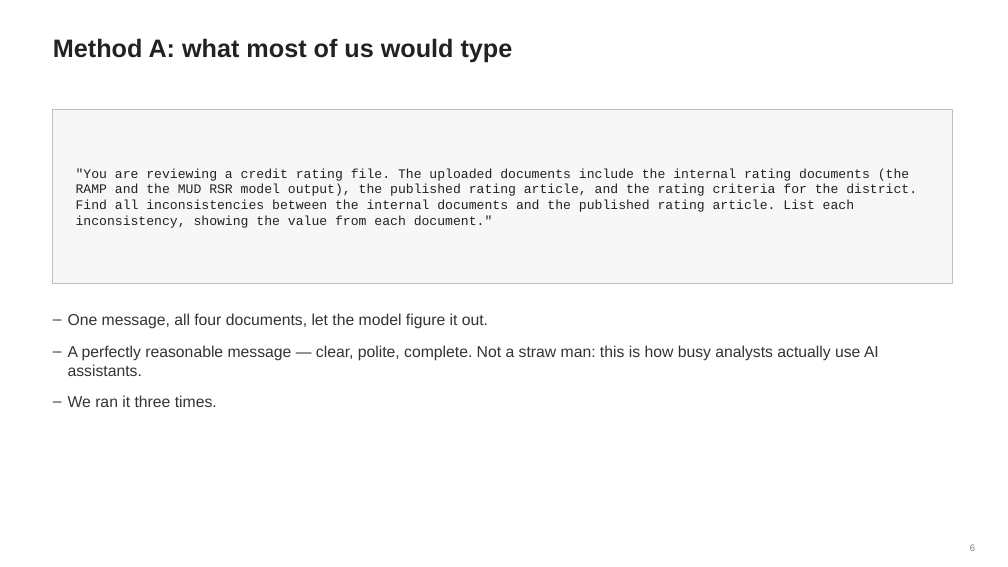
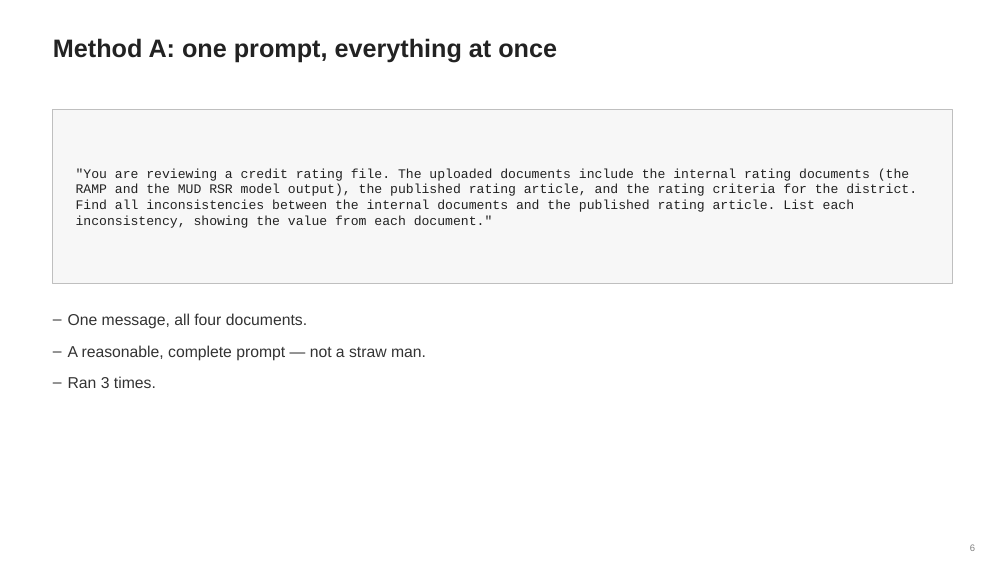
Before and after one commit to ld2955/SelfProject, a slide deck: slide 6 of AI_Summer_League_Demo_plain.pptx. Drawn at 1008x567 pixels with LibreOffice and Linux fonts; fonts in the diff are those of the drawing. Boxes give left, top, right and bottom in pixels: in the first picture for what was removed or moved away, otherwise in the second. Text is boxed around its words. In the diff, an @@ line names an element or a change of style, - is before the commit and + after.

```diff
--- a/AI_Summer_League_Demo_plain.pptx
+++ b/AI_Summer_League_Demo_plain.pptx
@@ text at bbox=[53, 38, 557, 63]: text changed @@
-Method A: what most of us would type
+Method A: one prompt, everything at once
@@ text at bbox=[68, 313, 426, 388]: text changed @@
-– One message, all four documents, let the model figure it out.
-– A perfectly reasonable message — clear, polite, complete. Not a straw man: this is how busy analysts actually use AI assistants.
-– We ran it three times.
+– One message, all four documents.
+– A reasonable, complete prompt — not a straw man.
+– Ran 3 times.
```
Also in this commit, not shown: 14 other slides changed.
